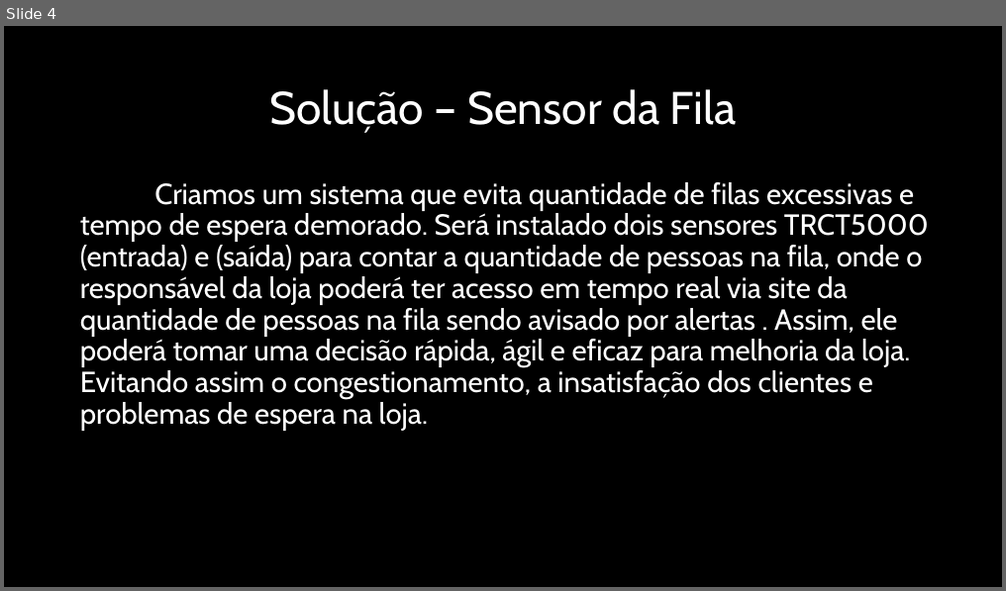
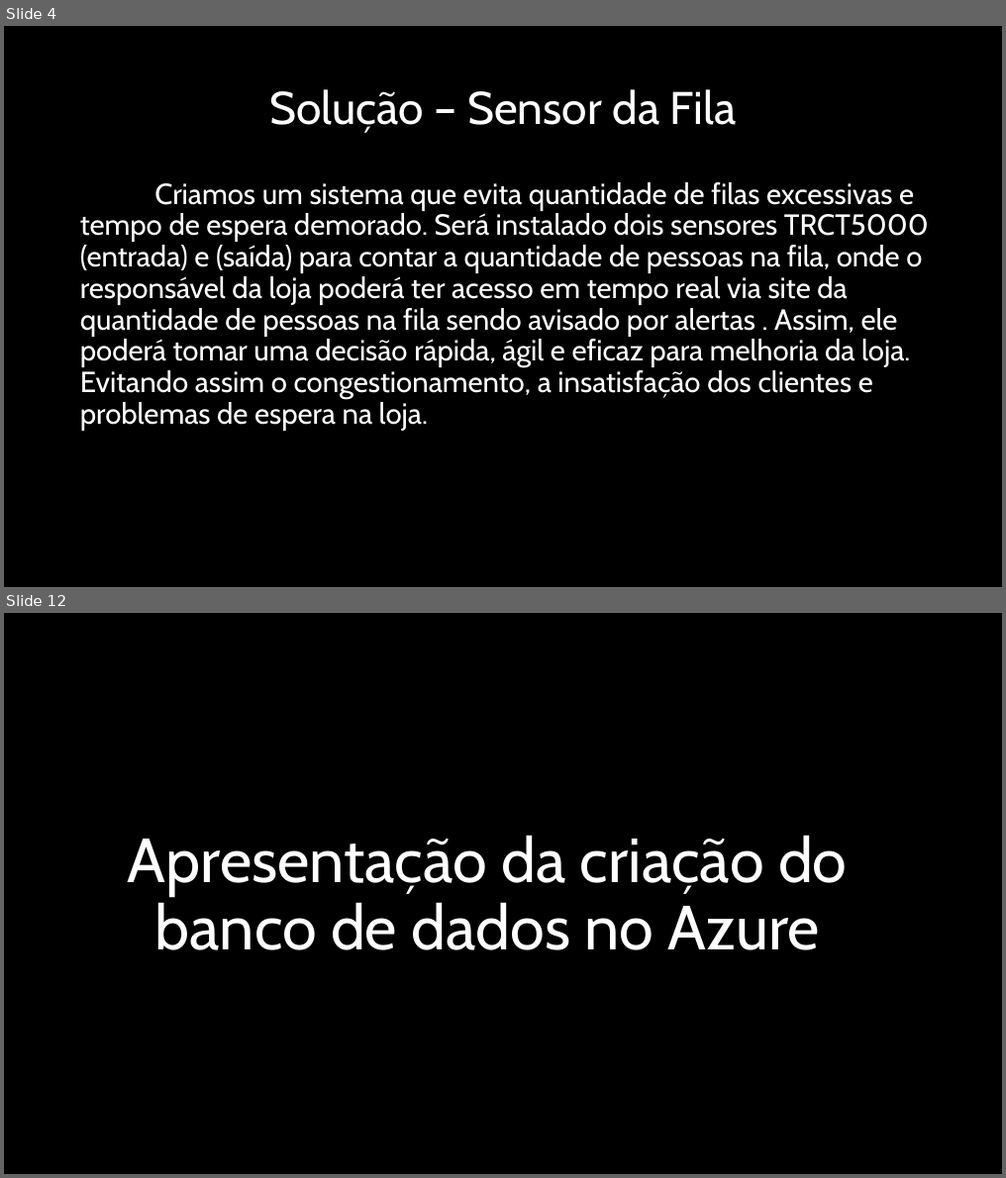
Before and after one commit to BandTec/control-block, a slide deck: Apresentação-PI.pptx. Shown one above the other, each under a label of ours: slide 4 before the commit, slides 4 and 12 after it; the slides between them are not shown. The pictures are 1006x591 and 1006x1178 pixels, drawn with LibreOffice and Linux fonts; fonts in the diff are those of the drawing; background and template pictures are left out. Boxes give left, top, right and bottom in pixels: in the first picture for what was removed or moved away, otherwise in the second. Text is boxed around its words. In the diff, an @@ line names an element or a change of style, - is before the commit and + after.

```diff
--- a/Apresentação-PI.pptx
+++ b/Apresentação-PI.pptx
@@ slide 12 added at (4, 613, 1002, 1174), background picture (left out) @@
@@ title added at (128, 835, 847, 951), 60 pt, text #FFFFFF @@
+Apresentação da criação do banco de dados no Azure
```
Also in this commit, not shown: 7 slides changed, 2 other slides added, 4 slides removed, 1 other file.
